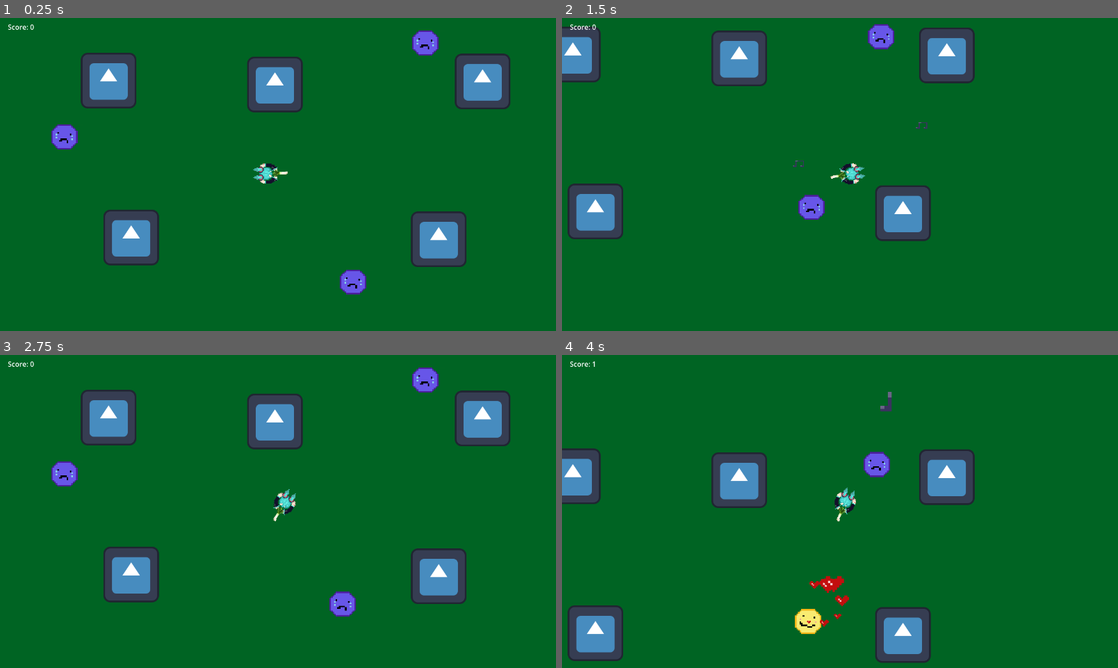
Above: before the commit, frames 1-4 (two rows, left to right).
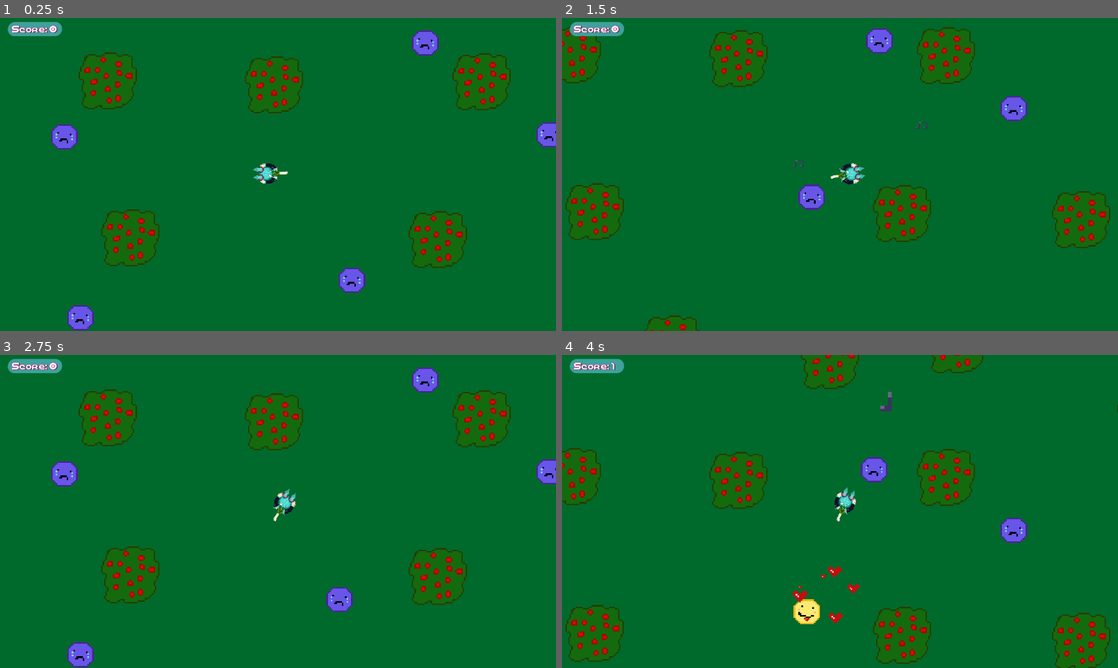
Above: after the commit, the same moments.

Repository: AsaM1taka/Shooter-Game
Game: Godot game, scene res://Scenes/shoot er.tscn
Two runs of this game, one before a commit and one after it. Both use one fixed random seed, a clock stepped at 60 frames per second and the inputs below. The engine's default icon, where the game draws it, is replaced by a stand-in: a white triangle on a blue panel in a dark square.
Inputs (mouse positions are in pixels of both pictures, inside the frame that each line leads up to):
- Up to frame 1 (0.25 s): no input
- Up to frame 2 (1.5 s): move the mouse to (962, 158) at 0.52 s; hold D (move_right) 0.53-1.28 s; click (962, 158) at 0.6 s; move the mouse to (728, 190) at 1.27 s; hold S (move_down) from 1.28 s (still down); click (728, 190) at 1.35 s
- Up to frame 3 (2.75 s): release S (move_down) at 2 s; click "Restart" at 2 s
- Up to frame 4 (4 s): move the mouse to (895, 442) at 2.77 s; hold D (move_right) 2.78-3.53 s; click (895, 442) at 2.85 s; move the mouse to (812, 574) at 3.52 s; hold W (move_up) from 3.53 s (still down); click (812, 574) at 3.6 s

The runs differ from the first frame. In frame 1, 10% of the frame differs, in the area x 1-100%, y 1-100%; in frame 2, 10%; in frame 3, 10%; in frame 4, 11%, in the area x 0-100%, y 0-100%.

Commit message:
added win condition
Tileset didnt work so branch name is now redundant

Diff:
--- a/shooter-shooter/Scenes/box.tscn
+++ b/shooter-shooter/Scenes/box.tscn
@@ -1,6 +1,6 @@
 [gd_scene load_steps=3 format=3 uid="uid://bdmg62n1335y2"]
 
-[ext_resource type="Texture2D" uid="uid://con5xjm7gn3v8" path="res://icon.svg" id="1_xkb4e"]
+[ext_resource type="Texture2D" uid="uid://b6m5c8alr8t46" path="res://Assets/bushtreewhat.png" id="1_xkb4e"]
 
 [sub_resource type="RectangleShape2D" id="RectangleShape2D_xkb4e"]
 size = Vector2(129, 129)
@@ -9,6 +9,8 @@
 collision_mask = 10
 
 [node name="Sprite2D" type="Sprite2D" parent="."]
+position = Vector2(-2, -1)
+scale = Vector2(0.176316, 0.176316)
 texture = ExtResource("1_xkb4e")
 
 [node name="CollisionShape2D" type="CollisionShape2D" parent="."]
--- a/shooter-shooter/Scenes/shoot er.tscn
+++ b/shooter-shooter/Scenes/shoot er.tscn
@@ -1,20 +1,31 @@
-[gd_scene load_steps=7 format=3 uid="uid://p4oyjkjeh5e4"]
+[gd_scene load_steps=9 format=3 uid="uid://p4oyjkjeh5e4"]
 
 [ext_resource type="PackedScene" uid="uid://bdmg62n1335y2" path="res://Scenes/box.tscn" id="1_ivurm"]
 [ext_resource type="Script" uid="uid://d01gfxhobx3x2" path="res://scripts/world.gd" id="1_xb2n0"]
 [ext_resource type="PackedScene" uid="uid://ba31176o7tfyk" path="res://Scenes/player.tscn" id="2_ur70f"]
 [ext_resource type="PackedScene" uid="uid://c8nn2vckjtl6y" path="res://Scenes/enemy.tscn" id="3_ur70f"]
+[ext_resource type="FontFile" uid="uid://c5no5xiy7o6xb" path="res://Assets/vocaloid/VOC-RE.ttf" id="5_4ffuf"]
 [ext_resource type="Script" uid="uid://0344kmf5xh04" path="res://scripts/Score.gd" id="5_wqrvu"]
 
 [sub_resource type="QuadMesh" id="QuadMesh_8jy7u"]
+
+[sub_resource type="StyleBoxFlat" id="StyleBoxFlat_4ffuf"]
+content_margin_left = 9.0
+content_margin_top = 4.0
+content_margin_bottom = 4.0
+bg_color = Color(0.243639, 0.631061, 0.61311, 1)
+corner_radius_top_left = 145
+corner_radius_top_right = 430
+corner_radius_bottom_right = 465
+corner_radius_bottom_left = 130
 
 [node name="World" type="Node2D"]
 script = ExtResource("1_xb2n0")
 
-[node name="MeshInstance2D" type="MeshInstance2D" parent="."]
-modulate = Color(0, 0.39223, 0.137817, 1)
-position = Vector2(588, 461)
-scale = Vector2(9586, 6308)
+[node name="MeshInstance2D2" type="MeshInstance2D" parent="."]
+modulate = Color(1.20327e-07, 0.41771, 0.171767, 1)
+position = Vector2(5, 5)
+scale = Vector2(9.18914e+07, 3.97909e+07)
 mesh = SubResource("QuadMesh_8jy7u")
 metadata/_edit_lock_ = true
 
@@ -30,6 +41,102 @@
 [node name="box4" parent="." instance=ExtResource("1_ivurm")]
 position = Vector2(934, 493)
 
+[node name="box6" parent="." instance=ExtResource("1_ivurm")]
+position = Vector2(404, 793)
+
+[node name="box7" parent="." instance=ExtResource("1_ivurm")]
+position = Vector2(1102, 829)
+
+[node name="box8" parent="." instance=ExtResource("1_ivurm")]
+position = Vector2(1346, 507)
+
+[node name="box9" parent="." instance=ExtResource("1_ivurm")]
+position = Vector2(1649, -25)
+
+[node name="box10" parent="." instance=ExtResource("1_ivurm")]
+position = Vector2(1496, -15)
+
+[node name="box11" parent="." instance=ExtResource("1_ivurm")]
+position = Vector2(1789, -25)
+
+[node name="box12" parent="." instance=ExtResource("1_ivurm")]
+position = Vector2(1784, -149)
+
+[node name="box13" parent="." instance=ExtResource("1_ivurm")]
+position = Vector2(1787, -302)
+
+[node name="box14" parent="." instance=ExtResource("1_ivurm")]
+position = Vector2(1782, -442)
+
+[node name="box15" parent="." instance=ExtResource("1_ivurm")]
+position = Vector2(1642, -442)
+
+[node name="box16" parent="." instance=ExtResource("1_ivurm")]
+position = Vector2(1486, -442)
+
+[node name="box17" parent="." instance=ExtResource("1_ivurm")]
+position = Vector2(1338, -445)
+
+[node name="box18" parent="." instance=ExtResource("1_ivurm")]
+position = Vector2(1195, -442)
+
+[node name="box19" parent="." instance=ExtResource("1_ivurm")]
+position = Vector2(1058, -437)
+
+[node name="box20" parent="." instance=ExtResource("1_ivurm")]
+position = Vector2(1061, -302)
+
+[node name="box21" parent="." instance=ExtResource("1_ivurm")]
+position = Vector2(1061, -175)
+
+[node name="box22" parent="." instance=ExtResource("1_ivurm")]
+position = Vector2(768, -139)
+
+[node name="box23" parent="." instance=ExtResource("1_ivurm")]
+position = Vector2(60, -289)
+
+[node name="box24" parent="." instance=ExtResource("1_ivurm")]
+position = Vector2(-718, 702)
+
+[node name="box25" parent="." instance=ExtResource("1_ivurm")]
+position = Vector2(-718, 843)
+
+[node name="box26" parent="." instance=ExtResource("1_ivurm")]
+position = Vector2(-718, 991)
+
+[node name="box27" parent="." instance=ExtResource("1_ivurm")]
+position = Vector2(-570, 991)
+
+[node name="box28" parent="." instance=ExtResource("1_ivurm")]
+position = Vector2(-414, 995)
+
+[node name="box29" parent="." instance=ExtResource("1_ivurm")]
+position = Vector2(-262, 995)
+
+[node name="box30" parent="." instance=ExtResource("1_ivurm")]
+position = Vector2(-118, 991)
+
+[node name="box31" parent="." instance=ExtResource("1_ivurm")]
+position = Vector2(-126, 850)
+
+[node name="box32" parent="." instance=ExtResource("1_ivurm")]
+position = Vector2(-574, 573)
+
+[node name="box33" parent="." instance=ExtResource("1_ivurm")]
+position = Vector2(-426, 569)
+
+[node name="box34" parent="." instance=ExtResource("1_ivurm")]
+position = Vector2(-304, 227)
+
+[node name="box35" parent="." instance=ExtResource("1_ivurm")]
+position = Vector2(-695, -134)
+
+[node name="box36" parent="." instance=ExtResource("1_ivurm")]
+position = Vector2(778, 1188)
+
+[node name="box37" parent="." instance=ExtResource("1_ivurm")]
+position = Vector2(1811, 432)
+
 [node name="box5" parent="." instance=ExtResource("1_ivurm")]
 position = Vector2(226, 489)
 
@@ -42,8 +149,47 @@
 [node name="enemy2" parent="." instance=ExtResource("3_ur70f")]
 position = Vector2(71, 255)
 
+[node name="enemy4" parent="." instance=ExtResource("3_ur70f")]
+position = Vector2(-358, 757)
+
+[node name="enemy5" parent="." instance=ExtResource("3_ur70f")]
+position = Vector2(1515, 409)
+
+[node name="enemy6" parent="." instance=ExtResource("3_ur70f")]
+position = Vector2(337, -280)
+
+[node name="enemy7" parent="." instance=ExtResource("3_ur70f")]
+position = Vector2(1458, -229)
+
+[node name="enemy8" parent="." instance=ExtResource("3_ur70f")]
+position = Vector2(1269, 943)
+
+[node name="enemy9" parent="." instance=ExtResource("3_ur70f")]
+position = Vector2(-493, -112)
+
+[node name="enemy10" parent="." instance=ExtResource("3_ur70f")]
+position = Vector2(226, 995)
+
 [node name="enemy3" parent="." instance=ExtResource("3_ur70f")]
 position = Vector2(749, 608)
+
+[node name="enemy11" parent="." instance=ExtResource("3_ur70f")]
+position = Vector2(727, 972)
+
+[node name="enemy12" parent="." instance=ExtResource("3_ur70f")]
+position = Vector2(1188, 250)
+
+[node name="enemy13" parent="." instance=ExtResource("3_ur70f")]
+position = Vector2(-582, 332)
+
+[node name="enemy14" parent="." instance=ExtResource("3_ur70f")]
+position = Vector2(-149, -233)
+
+[node name="enemy15" parent="." instance=ExtResource("3_ur70f")]
+position = Vector2(108, 671)
+
+[node name="enemy16" parent="." instance=ExtResource("3_ur70f")]
+position = Vector2(770, -327)
 
 [node name="MainCamera" type="Camera2D" parent="."]
 
@@ -54,5 +200,12 @@
 offset_top = 9.0
 offset_right = 143.0
 offset_bottom = 32.0
-text = "Happy people: 0"
+theme_override_colors/font_shadow_color = Color(0.230315, 0.230315, 0.230315, 1)
+theme_override_colors/font_outline_color = Color(0.798118, 0.0973087, 0.514917, 0.988235)
+theme_override_constants/shadow_offset_x = 2
+theme_override_constants/outline_size = 3
+theme_override_fonts/font = ExtResource("5_4ffuf")
+theme_override_font_sizes/font_size = 21
+theme_override_styles/normal = SubResource("StyleBoxFlat_4ffuf")
+text = "   Happy people: 0   "
 script = ExtResource("5_wqrvu")
--- a/shooter-shooter/scripts/Score.gd
+++ b/shooter-shooter/scripts/Score.gd
@@ -1,6 +1,7 @@
 extends Label
 
 var score = 0
+const WIN_SCORE = 16
 
 func _ready() -> void:
 	text = "Score: %d" % score
@@ -8,3 +9,9 @@
 func add_point():
 	score += 1
 	text = "Score: %d" % score
+
+	if score >= WIN_SCORE:
+		show_win_screen()
+
+func show_win_screen():
+	get_tree().change_scene_to_file("res://Scenes/win.tscn")
--- a/shooter-shooter/scripts/bullet.gd
+++ b/shooter-shooter/scripts/bullet.gd
@@ -33,9 +33,11 @@
 		body.change_sprite(1)
 		print("enemy hit")
 		#body.queue_free()
-		queue_free()
+
 
 		var explosion = explosion_scene.instantiate()
 		explosion.global_position = global_position
 		explosion.emitting = true
-		$/root/World.add_child(explosion)
+		get_parent().add_child(explosion)
+
+		queue_free()
--- a/shooter-shooter/scripts/enemy.gd
+++ b/shooter-shooter/scripts/enemy.gd
@@ -3,7 +3,7 @@
 
 var player: Player = null
 
-var speed: float = 100.0
+var speed: float = 120.0
 var direction := Vector2.ZERO
 var stop_distance := 20.0
 
Binary file added: shooter-shooter/Assets/bushtreewhat.png
Not shown, added: shooter-shooter/Assets/bushtreewhat.png.import
